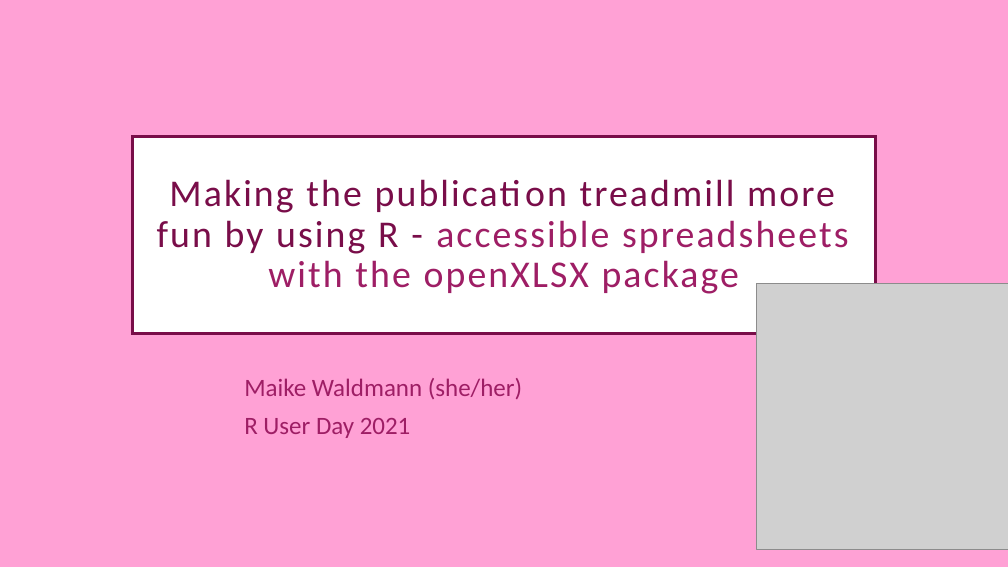
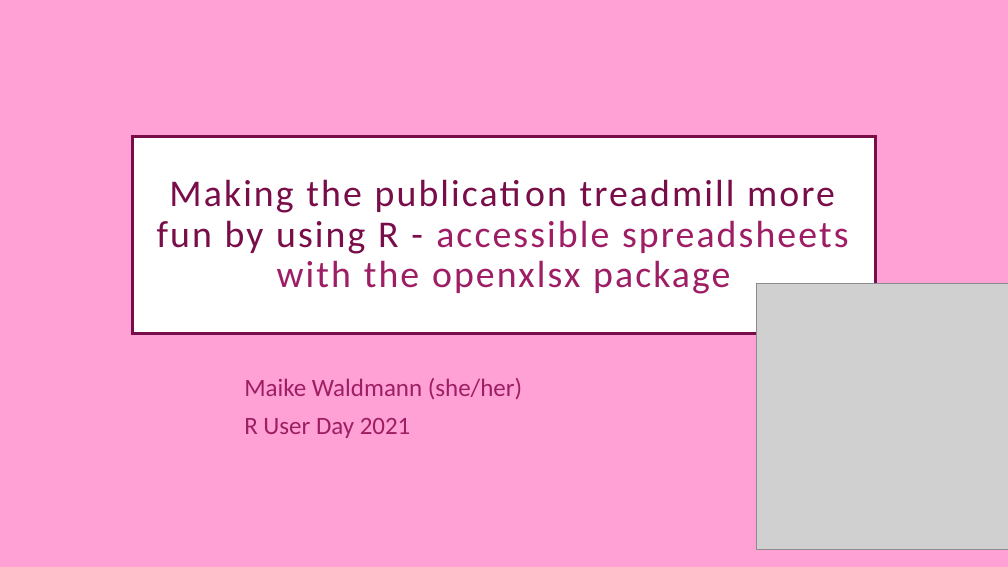
Before and after one commit to ScotGovAnalysis/openxlsx_intro, a slide deck: slide 1 of presi - Copy.pptx. Drawn at 1008x567 pixels with LibreOffice and Linux fonts; fonts in the diff are those of the drawing; grey boxes stand for pictures; background and template pictures are left out. Boxes give left, top, right and bottom in pixels: in the first picture for what was removed or moved away, otherwise in the second. Text is boxed around its words. In the diff, an @@ line names an element or a change of style, - is before the commit and + after.

```diff
--- a/presi - Copy.pptx
+++ b/presi - Copy.pptx
@@ title at box(157, 179, 848, 294): text changed @@
-Making the publication treadmill more fun by using R - accessible spreadsheets with the openXLSX package
+Making the publication treadmill more fun by using R - accessible spreadsheets with the openxlsx package
```
Also in this commit, not shown: 3 other slides changed, 3 slides removed.
